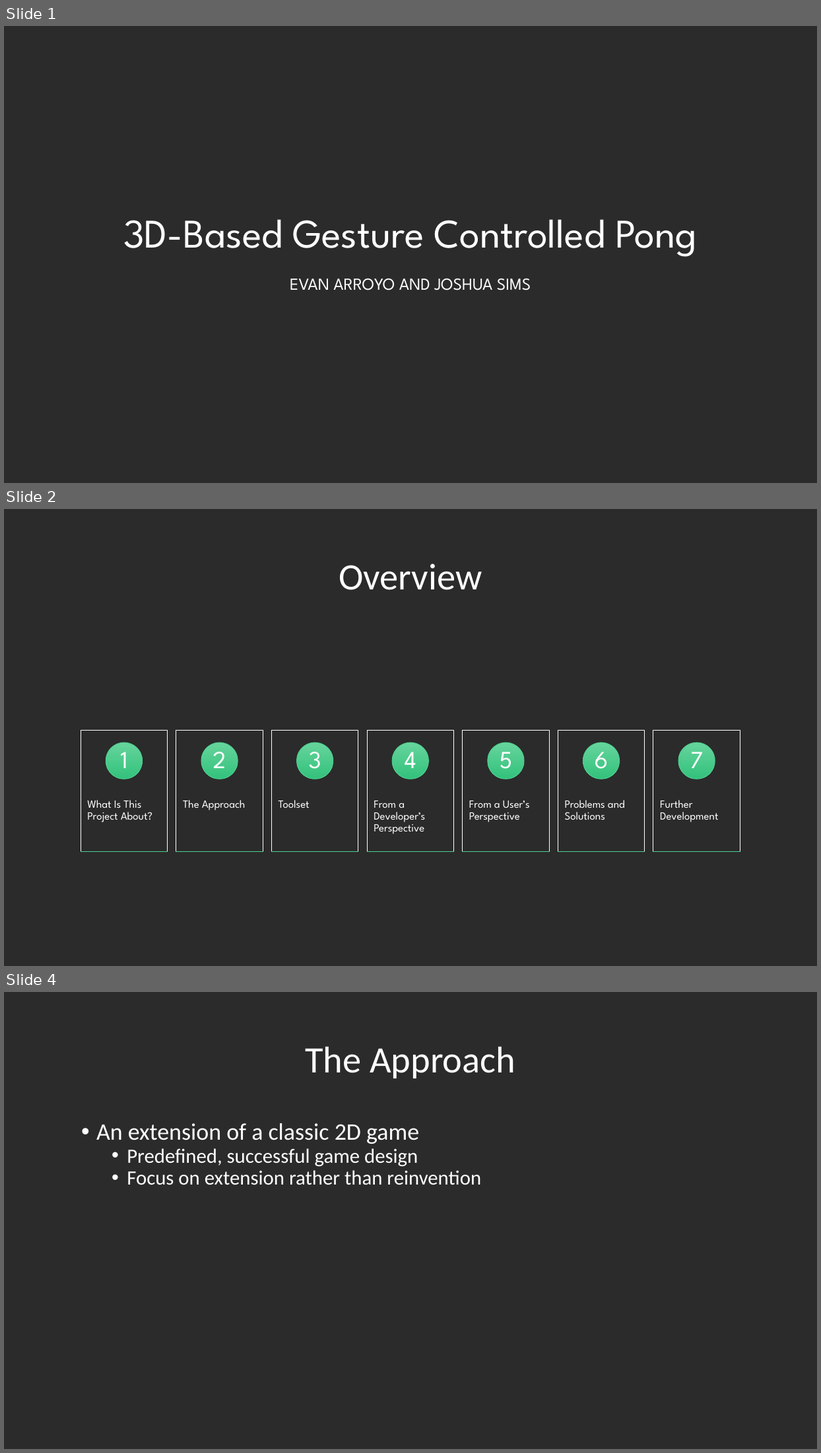
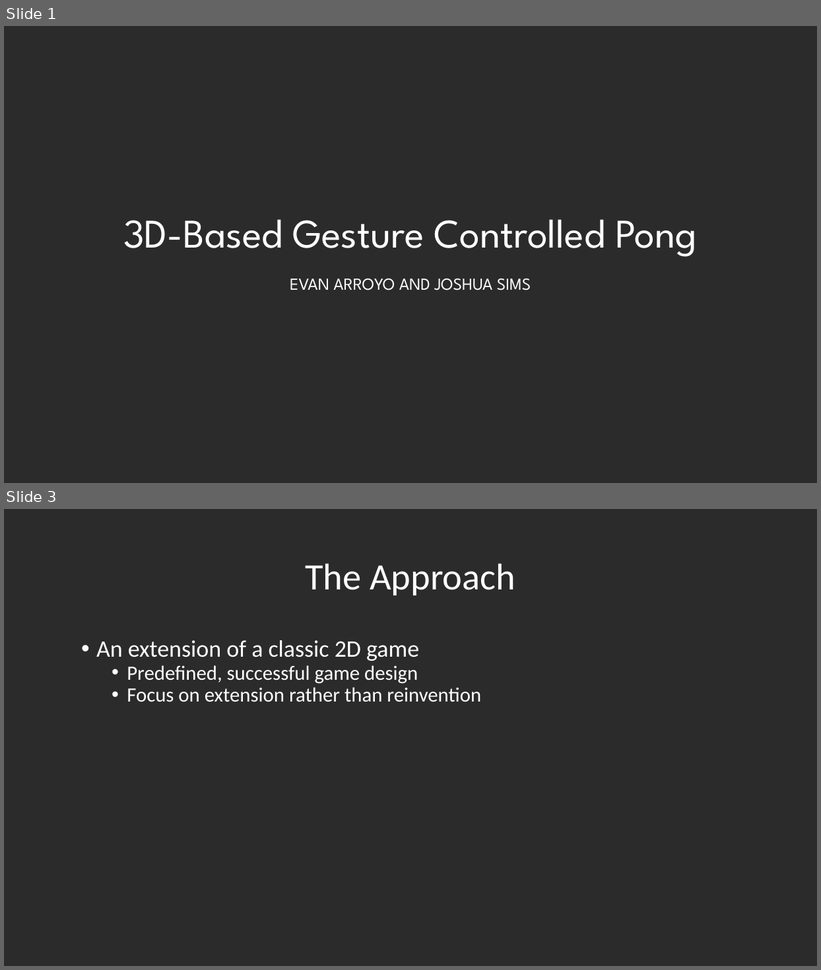
Before and after one commit to AJoshSims/3D-Gesture-Controlled-Pong, a slide deck: documents/presentations/spring.pptx. Shown one above the other, each under a label of ours: slides 1, 2 and 4 before the commit, slides 1 and 3 after it; the slides between them are not shown. The pictures are 821x1453 and 821x970 pixels, drawn with LibreOffice and Linux fonts; fonts in the diff are those of the drawing; background and template pictures are left out; a plain dark background stands for a picture behind light text. Boxes give left, top, right and bottom in pixels: in the first picture for what was removed or moved away, otherwise in the second. Text is boxed around its words. In the diff, an @@ line names an element or a change of style, - is before the commit and + after.

```diff
--- a/documents/presentations/spring.pptx
+++ b/documents/presentations/spring.pptx
@@ slide 2 removed at (4, 509, 817, 966), background picture (left out) @@
@@ title removed at (339, 564, 482, 590) @@
-Overview
@@ group removed at (81, 730, 741, 852): 14 rectangles, 14 texts, 7 ellipses @@
-What Is This Project About?
-1
-The Approach
-2
-Toolset
-3
-From a Developer’s Perspective
-4
-From a User’s Perspective
-5
-Problems and Solutions
-6
-Further Development
-7
@@ what was slide 4 is now slide 3 @@
```
Also in this commit, not shown: 5 slides changed, 3 slides added, 1 other slide removed, 27 other files.
